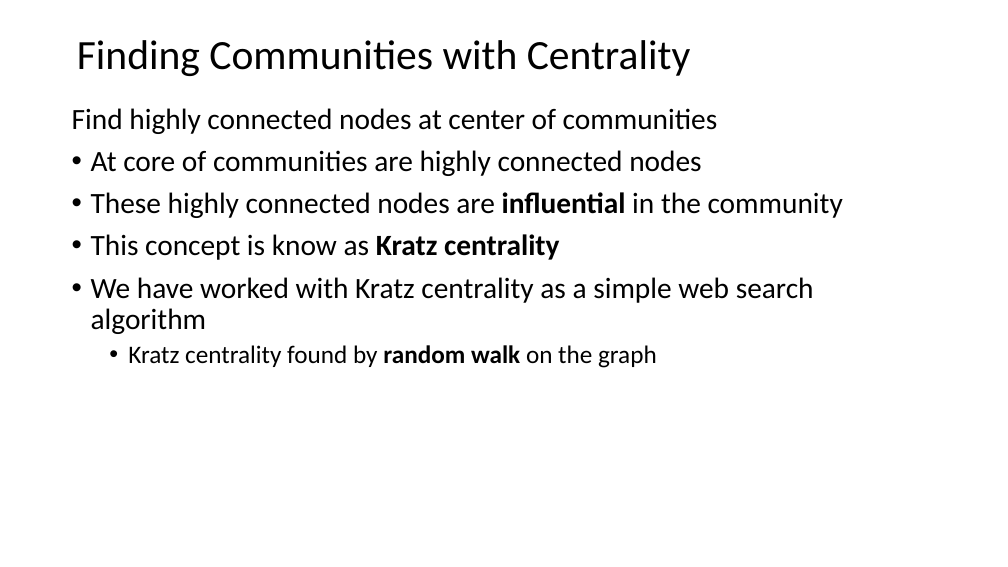
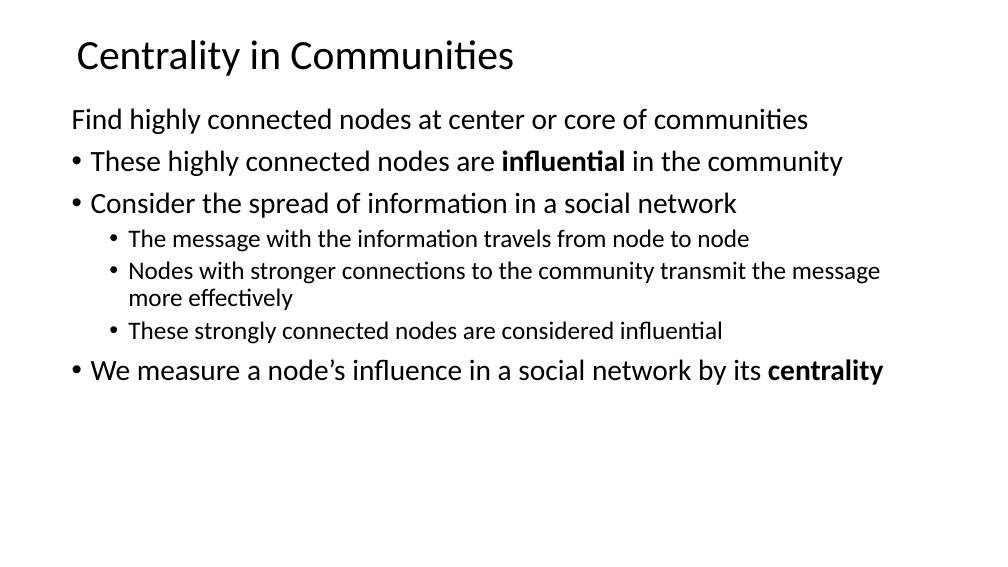
Before and after one commit to StephenElston/CSCI-E-108, a slide deck: slide 8 of slides/9_SocialNetworkAnalysis.pptx. Drawn at 1008x567 pixels with LibreOffice and Linux fonts; fonts in the diff are those of the drawing. Boxes give left, top, right and bottom in pixels: in the first picture for what was removed or moved away, otherwise in the second. Text is boxed around its words. In the diff, an @@ line names an element or a change of style, - is before the commit and + after.

```diff
--- a/slides/9_SocialNetworkAnalysis.pptx
+++ b/slides/9_SocialNetworkAnalysis.pptx
@@ title at (77, 40, 514, 76): text changed @@
-Finding Communities with Centrality
+Centrality in Communities
@@ text at (72, 108, 809, 134): text changed @@
-Find highly connected nodes at center of communities
-• At core of communities are highly connected nodes
+Find highly connected nodes at center or core of communities
@@ text at (91, 192, 883, 385): text changed; size 28 to 24 pt @@
-• This concept is know as Kratz centrality
-• We have worked with Kratz centrality as a simple web search algorithm
-  • Kratz centrality found by random walk on the graph
+• Consider the spread of information in a social network
+  • The message with the information travels from node to node
+  • Nodes with stronger connections to the community transmit the message more effectively
+  • These strongly connected nodes are considered influential
+• We measure a node’s influence in a social network by its centrality
```
Also in this commit, not shown: 8 other slides changed, 4 slides added.
